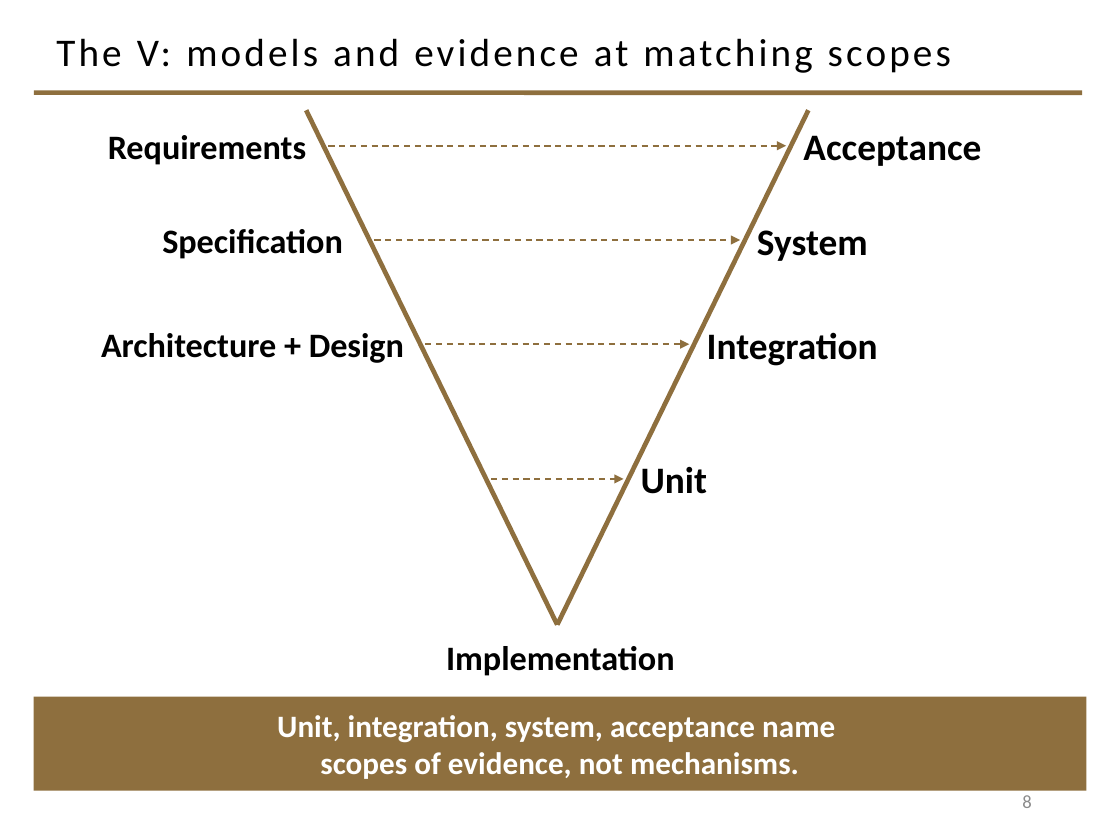
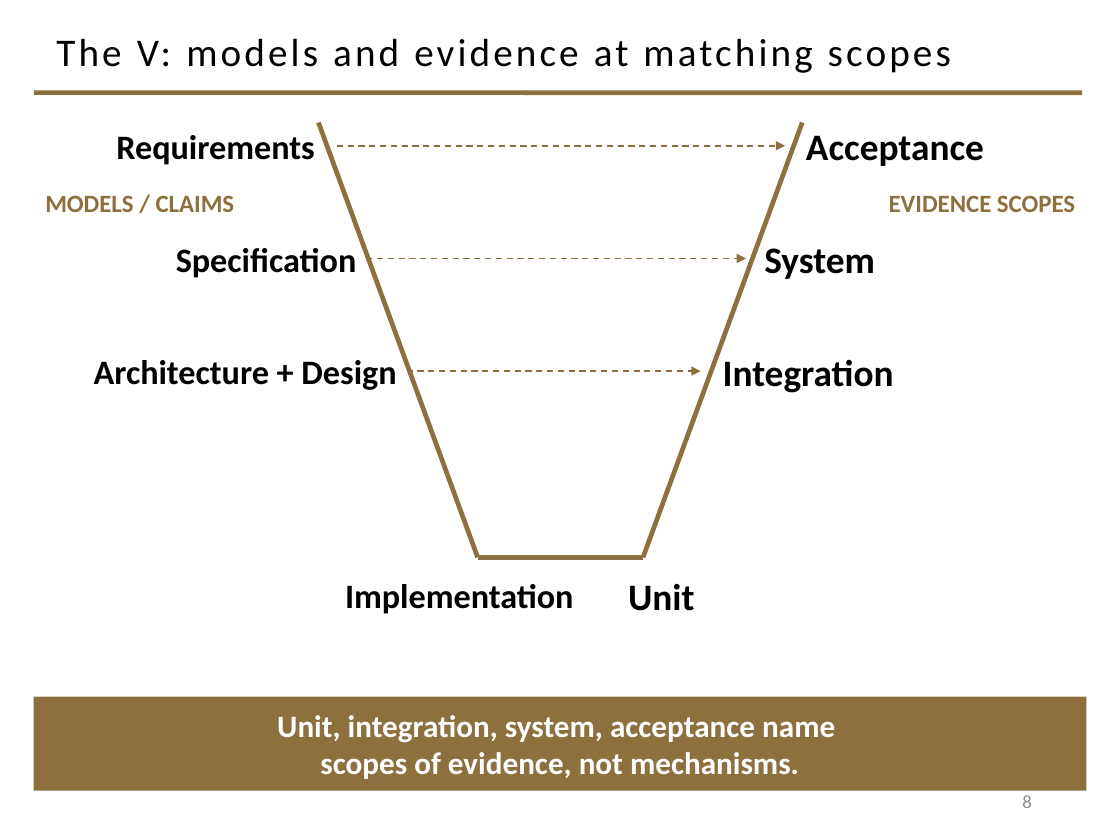
Before and after one commit to davisjam/model-based-agentic-software-engineering, a slide deck: slide 8 of course/lectures/act-1-foundations/08-validation/1-8-Validation.pptx. Drawn at 1120x840 pixels with LibreOffice and Linux fonts; fonts in the diff are those of the drawing; background and template pictures are left out. Boxes give left, top, right and bottom in pixels: in the first picture for what was removed or moved away, otherwise in the second. Text is boxed around its words. In the diff, an @@ line names an element or a change of style, - is before the commit and + after.

```diff
--- a/course/lectures/act-1-foundations/08-validation/1-8-Validation.pptx
+++ b/course/lectures/act-1-foundations/08-validation/1-8-Validation.pptx
@@ text "Requirements": place and size @@
-text "Requirements" at box(108, 135, 306, 165)
+text "Requirements" at box(116, 135, 314, 165)
@@ freeform shape: place and size @@
-freeform shape at box(306, 110, 557, 624)
+freeform shape at box(318, 122, 477, 557)
@@ arrow moved from (328, 146) - (786, 146) to (337, 146) - (785, 146) @@
@@ freeform shape: place and size @@
-freeform shape at box(558, 110, 809, 624)
+freeform shape at box(643, 122, 802, 557)
@@ text added at box(45, 195, 235, 212), 16 pt, text #8E6F3E, bold @@
+MODELS / CLAIMS
@@ text added at box(889, 195, 1075, 212), 16 pt, text #8E6F3E, bold @@
+EVIDENCE SCOPES
@@ text "Specification": place and size @@
-text "Specification" at box(162, 229, 343, 259)
+text "Specification" at box(176, 248, 357, 278)
@@ text "System": place and size @@
-text "System" at box(757, 230, 868, 261)
+text "System" at box(764, 248, 875, 279)
@@ arrow moved from (374, 240) - (740, 240) to (366, 259) - (746, 259) @@
@@ text "Architecture + Design": place and size @@
-text "Architecture + Design" at box(101, 333, 404, 363)
+text "Architecture + Design" at box(94, 360, 396, 390)
@@ text "Integration": place and size @@
-text "Integration" at box(707, 332, 878, 366)
+text "Integration" at box(723, 359, 894, 393)
@@ arrow moved from (426, 344) - (689, 344) to (407, 371) - (701, 371) @@
@@ arrow moved from (491, 479) - (624, 479) to (478, 558) - (643, 558) @@
@@ arrow (478, 558) - (643, 558): arrow to line; stroke #8E6F3E 1 pt dashed to #8E6F3E 3 pt @@
@@ text "Implementation": place and size @@
-text "Implementation" at box(446, 646, 675, 676)
+text "Implementation" at box(345, 584, 574, 614)
@@ text "Unit": place and size @@
-text "Unit" at box(641, 467, 707, 494)
+text "Unit" at box(628, 584, 694, 611)
@@ text "Unit" at box(628, 584, 694, 611): alignment left to centre @@
```
Also in this commit, not shown: 9 other slides changed.
